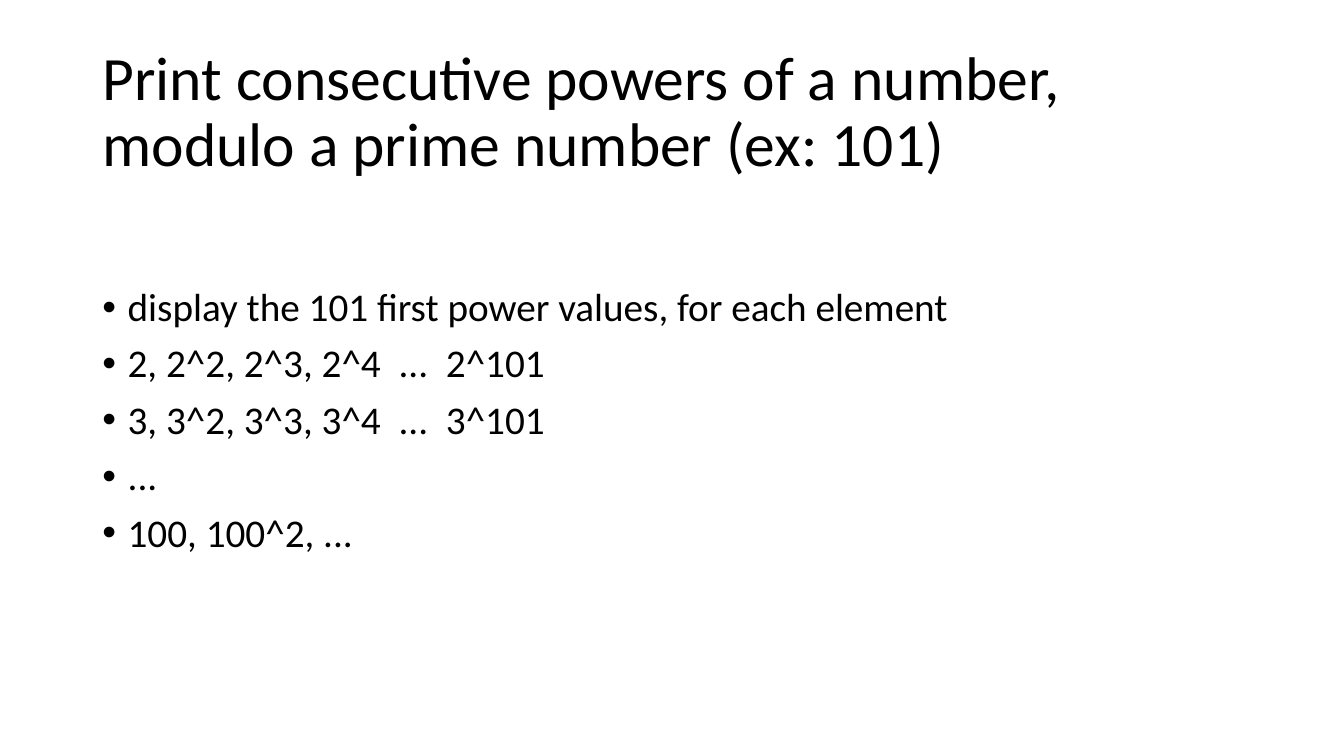
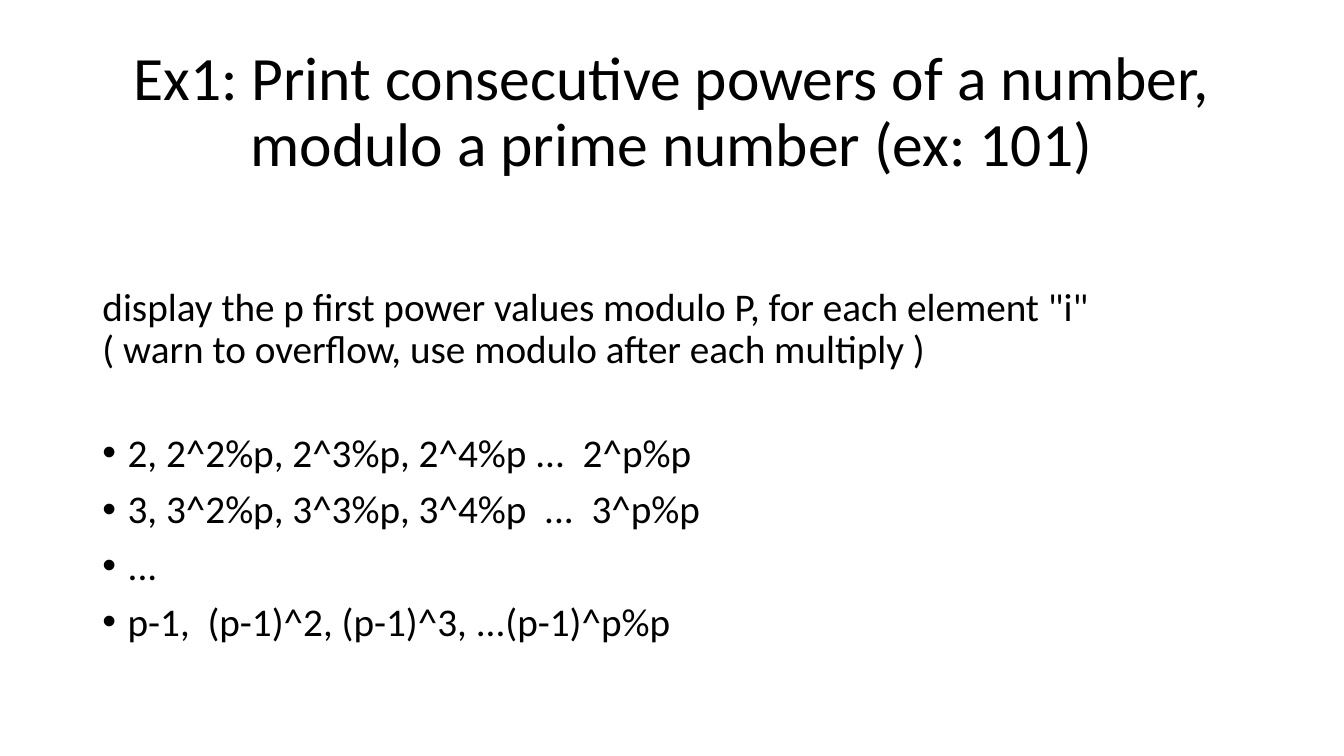
Before and after one commit to Arnaud-Nauwynck/presentations, a slide deck: slide 4 of security/hands-on/Security-TD4-cryptography-prime-numbers.pptx (slide 3 before the commit). Drawn at 1344x756 pixels with LibreOffice and Linux fonts; fonts in the diff are those of the drawing. Boxes give left, top, right and bottom in pixels: in the first picture for what was removed or moved away, otherwise in the second. Text is boxed around its words. In the diff, an @@ line names an element or a change of style, - is before the commit and + after.

```diff
--- a/security/hands-on/Security-TD4-cryptography-prime-numbers.pptx
+++ b/security/hands-on/Security-TD4-cryptography-prime-numbers.pptx
@@ title at (x1=133, y1=57, x2=1209, y2=176): text changed @@
-Print consecutive powers of a number,
-modulo a prime number (ex: 101)
+Ex1: Print consecutive powers of a number,
+modulo a prime number (ex: 101)
@@ text at (x1=102, y1=293, x2=1088, y2=530): text changed @@
-• display the 101 first power values, for each element
-• 2, 2^2, 2^3, 2^4 ... 2^101
-• 3, 3^2, 3^3, 3^4 ... 3^101
+display the p first power values modulo P, for each element "i"
+( warn to overflow, use modulo after each multiply )
+• 2, 2^2%p, 2^3%p, 2^4%p ... 2^p%p
+• 3, 3^2%p, 3^3%p, 3^4%p ... 3^p%p
@@ text at (x1=128, y1=607, x2=670, y2=643): text changed @@
-• 100, 100^2, ...
+• p-1, (p-1)^2, (p-1)^3, ...(p-1)^p%p
```
Also in this commit, not shown: 5 other slides changed, 22 slides added, 3 slides removed, 23 other files.
